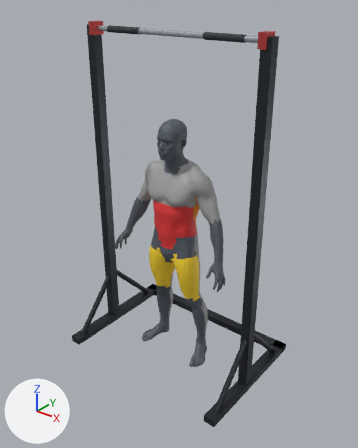
Before and after pictures for a commit that changed the Blender file assets_3d/source_blend/abs_hanging_leg_raise.blend.
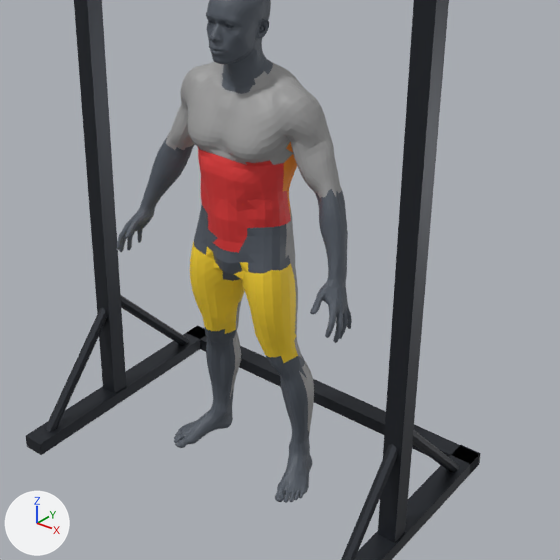
Each version is shown whole from a 50 mm lens placed at (1.93, -2.36, 2.54), pointed at (0.04, 0.01, 1.07), then close up on the part from 17% to 90% of the width and 29% to 88% of the height. Every picture has the same lights, and +X, +Y and +Z are marked at lower left. The first two pictures are the older version.

The first close-up shows 'Body_Head_Neck', 'Body_Joints_Hands_Feet', 'Equip_PullupRack', 'Mesh_Muscle_Abs_Core', 'Mesh_Muscle_Biceps', 'Mesh_Muscle_Calves', 'Mesh_Muscle_Chest', 'Mesh_Muscle_Quads', 'Mesh_Muscle_Shoulders', 'Mesh_Muscle_Traps' and 4 more.
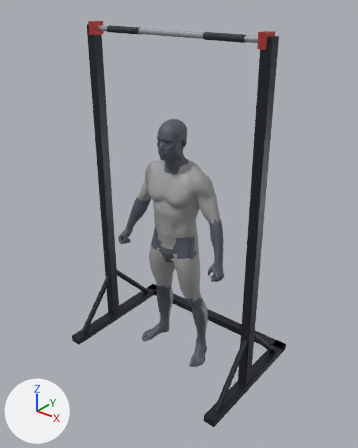
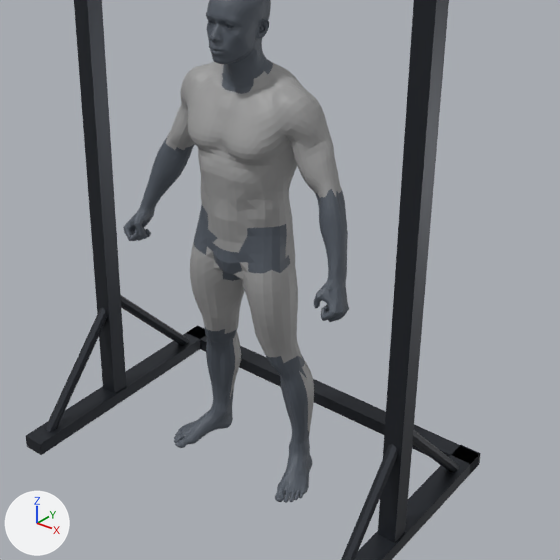
Where the change shows, as pixel boxes (x1, y1, x2, y2) in the close-ups (560 x 560 px; the box of a moved part takes in the faces that stretch with it):
'Body_Joints_Hands_Feet', reshaped: before (117, 79, 352, 503); after (123, 79, 349, 503)
'Mesh_Muscle_Quads', recoloured (yellow to grey): (190, 241, 298, 363) in both
'Mesh_Muscle_Abs_Core', recoloured (red to grey): (197, 146, 291, 253) in both
part 1 of me_body_joints_hands_feet, moved or reshaped: before (117, 151, 176, 252); after (123, 151, 176, 241)
part 2 of me_body_joints_hands_feet, moved or reshaped: before (272, 221, 352, 343); after (272, 221, 349, 322)

Patch to the scene script:
```diff
--- a/assets_3d/source_blend/abs_hanging_leg_raise.blend.py
+++ b/assets_3d/source_blend/abs_hanging_leg_raise.blend.py
@@ mat_mat_muscle_abs_core @@
 mat_mat_muscle_abs_core = principled_material('Mat_Muscle_Abs_Core')
-mat_mat_muscle_abs_core.base_color = (0.78, 0.04, 0.04)  # red #e53838
+mat_mat_muscle_abs_core.base_color = (0.341, 0.341, 0.341)  # grey #9e9e9e
 mat_mat_muscle_abs_core.metallic = 0.05
@@ mat_mat_muscle_quads @@
 mat_mat_muscle_quads = principled_material('Mat_Muscle_Quads')
-mat_mat_muscle_quads.base_color = (0.98, 0.68, 0.03)  # yellow #fdd730
+mat_mat_muscle_quads.base_color = (0.341, 0.341, 0.341)  # grey #9e9e9e
 mat_mat_muscle_quads.metallic = 0.05
@@ me_body_joints_hands_feet @@
 # used by ob_body_joints_hands_feet; location = (0.0, 0.0, 0.0)
-me_body_joints_hands_feet.from_pydata(...)  # 2846 vertices, 3774 faces; spans x -0.464..0.464, y -0.153..0.146, z 0.0..1.464
+me_body_joints_hands_feet.from_pydata(...)  # 2897 vertices, 3770 faces; spans x -0.456..0.456, y -0.121..0.146, z 0.0..1.465
+# me_body_joints_hands_feet part 1: 23 vertices moved from x -0.445..-0.378, y -0.114..-0.022, z 0.793..0.914 to x -0.451..-0.373, y -0.111..-0.022, z 0.821..0.914; 325 vertices removed from x -0.464..-0.329, y -0.152..0.041, z 0.756..1.12; 361 vertices added at x -0.456..-0.334, y -0.121..0.037, z 0.796..1.117
+# me_body_joints_hands_feet part 2: 18 vertices moved from x 0.179..0.445, y -0.118..-0.021, z 0.825..0.914 to x 0.181..0.445, y -0.117..-0.02, z 0.825..0.915; 327 vertices removed from x 0.285..0.464, y -0.153..0.071, z 0.756..1.112; 369 vertices added at x 0.289..0.456, y -0.121..0.071, z 0.796..1.104
+# other edits to the shape of me_body_joints_hands_feet do not show in these pictures
 me_body_joints_hands_feet.materials.append(mat_mat_body_neutral)
```
